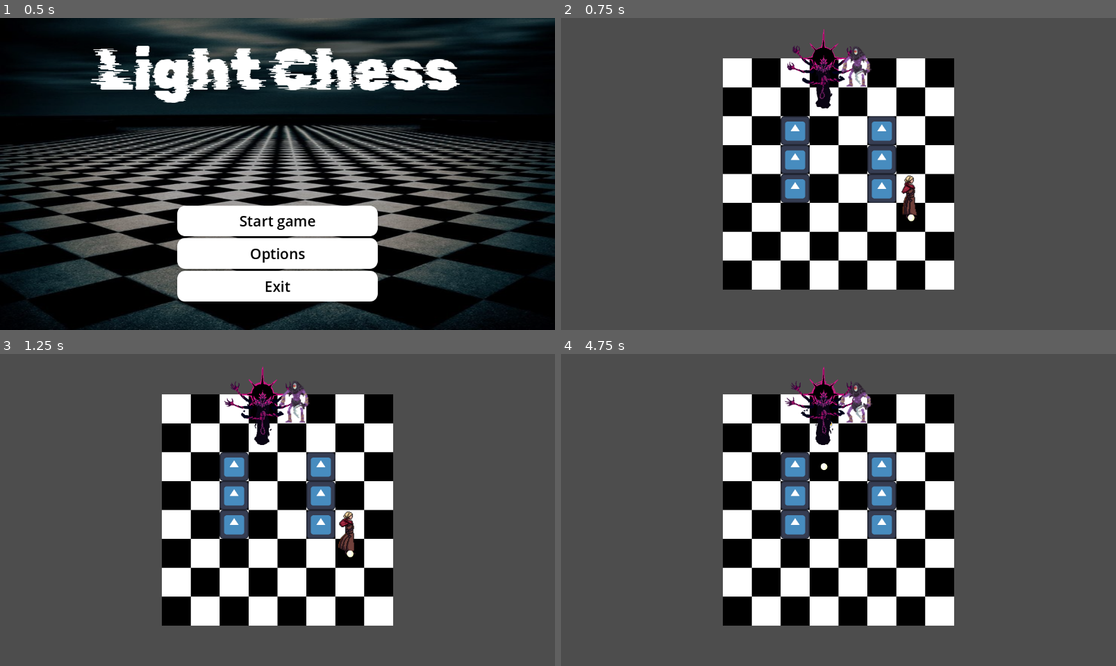
Above: before the commit, frames 1-4 (two rows, left to right).
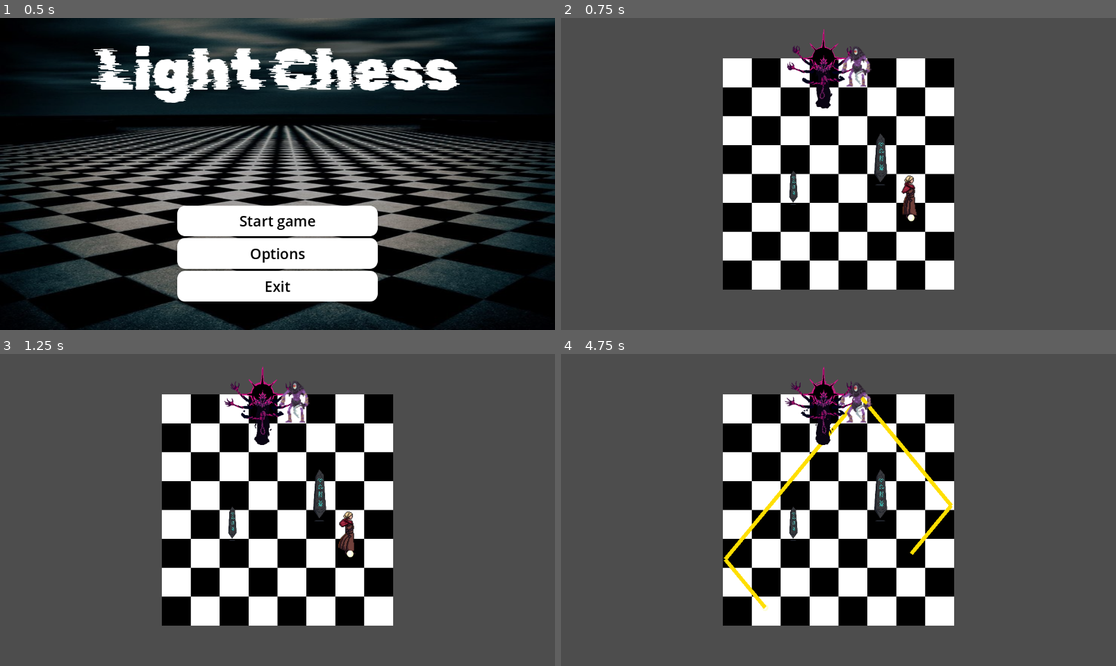
Above: after the commit, the same moments.

Repository: sonnypyo/GodotProject
Game: Godot game, scene res://Scenes/main_menu.tscn
Two runs of this game, one before a commit and one after it. Both use one fixed random seed, a clock stepped at 60 frames per second and the inputs below. The project has no main scene, so this scene is started directly. The engine's default icon, where the game draws it, is replaced by a stand-in: a white triangle on a blue panel in a dark square.
Inputs (mouse positions are in pixels of both pictures, inside the frame that each line leads up to):
- Up to frame 1 (0.5 s): no input
- Up to frame 2 (0.75 s): click "Start game" at 0.5 s
- Up to frame 3 (1.25 s): no input
- Up to frame 4 (4.75 s): tap Enter (ui_accept) at 1.25, 1.52, 2.27, 3.77, 4.52 s; move the mouse to (960, 494) at 1.27 s; hold R 1.28-2.03 s; hold Right (ui_right) 1.28-2.78 s; click (960, 494) at 1.42 s; move the mouse to (727, 525) at 2.02 s; tap R at 2.1, 3.6 s; move the mouse to (894, 441) at 2.77 s; hold Left (ui_left) 2.78-3.53 s; hold R 2.78-3.53 s; move the mouse to (810, 572) at 3.52 s; hold Right (ui_right) from 3.53 s (still down); click (810, 572) at 3.67 s; move the mouse to (1005, 556) at 4.27 s; hold R from 4.28 s (still down)

Frame 1 is identical in both runs. In frame 2, 2.8% of the frame differs, in the area x 39-61%, y 31-60%; in frame 3, 2.8%; in frame 4, 3.8%, in the area x 29-71%, y 13-83%.

Commit message:
사진 넣음요

Diff:
--- a/godotfinalproject/Scenes/PlayerReflectionTest.tscn
+++ b/godotfinalproject/Scenes/PlayerReflectionTest.tscn
@@ -44,18 +44,9 @@
 offset_bottom = 91.0
 
 [node name="wall" parent="." instance=ExtResource("3_6qm38")]
+position = Vector2(90, -32)
+scale = Vector2(0.322316, 0.322316)
 
 [node name="wall2" parent="." instance=ExtResource("3_6qm38")]
-position = Vector2(90, -90)
-
-[node name="wall3" parent="." instance=ExtResource("3_6qm38")]
-position = Vector2(90, -30)
-
-[node name="wall4" parent="." instance=ExtResource("3_6qm38")]
-position = Vector2(-90, 30)
-
-[node name="wall5" parent="." instance=ExtResource("3_6qm38")]
-position = Vector2(-90, -90)
-
-[node name="wall6" parent="." instance=ExtResource("3_6qm38")]
-position = Vector2(-90, -30)
+position = Vector2(-92, 27)
+scale = Vector2(0.211217, 0.211217)
--- a/godotfinalproject/Scenes/wall.tscn
+++ b/godotfinalproject/Scenes/wall.tscn
@@ -1,6 +1,6 @@
 [gd_scene load_steps=4 format=3 uid="uid://c6pg50ohs1ubn"]
 
-[ext_resource type="Texture2D" uid="uid://yh1ae8rg54fh" path="res://Images/icon.svg" id="1_810g5"]
+[ext_resource type="Texture2D" uid="uid://berdr4d1wsjr0" path="res://Images/Wall.png" id="1_3fepy"]
 
 [sub_resource type="SeparationRayShape2D" id="SeparationRayShape2D_bc0mj"]
 length = 128.0
@@ -11,7 +11,7 @@
 [node name="wall" type="Sprite2D"]
 position = Vector2(90, 30)
 scale = Vector2(0.46875, 0.46875)
-texture = ExtResource("1_810g5")
+texture = ExtResource("1_3fepy")
 
 [node name="obstacle" type="Area2D" parent="."]
 
Binary file added: godotfinalproject/Images/Wall.png
Not shown, added: godotfinalproject/Images/Wall.png.import
